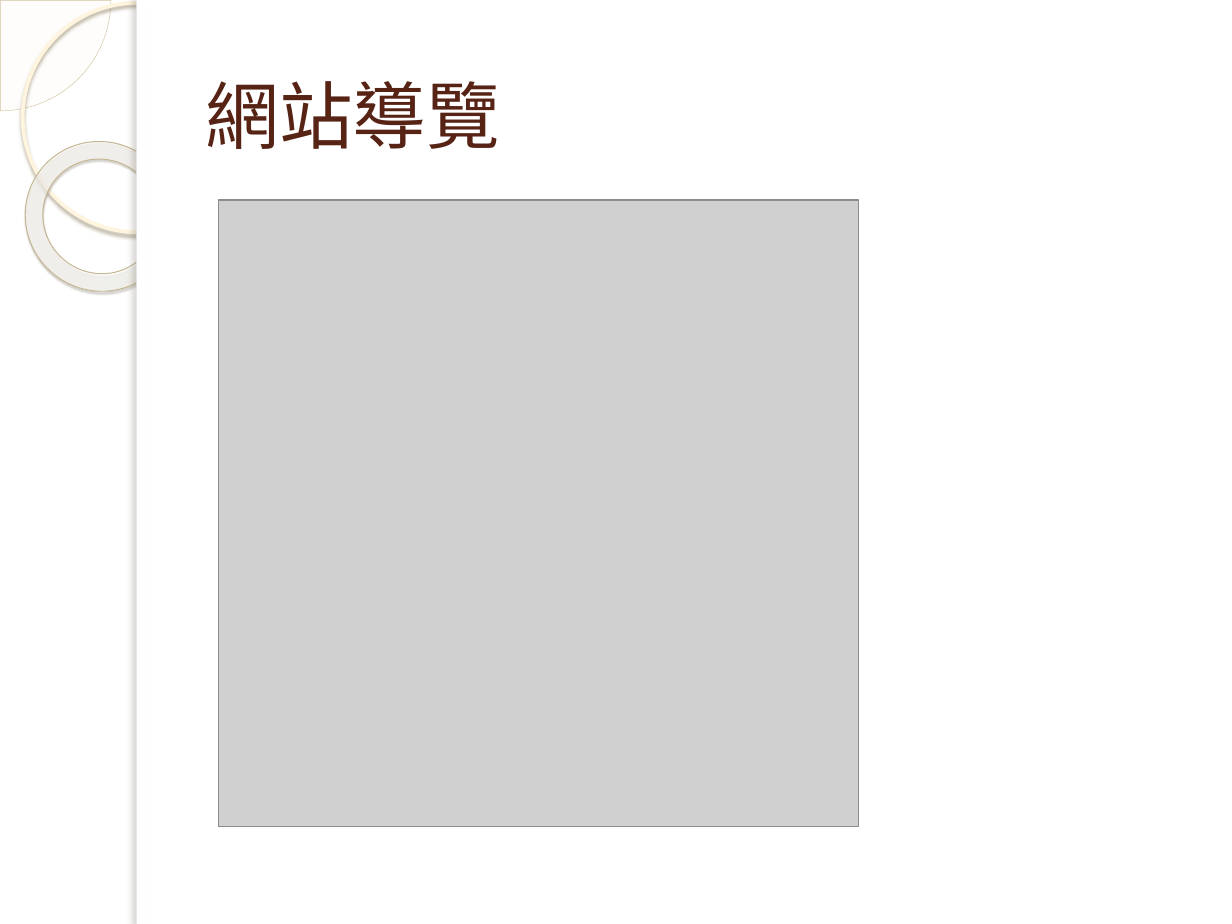
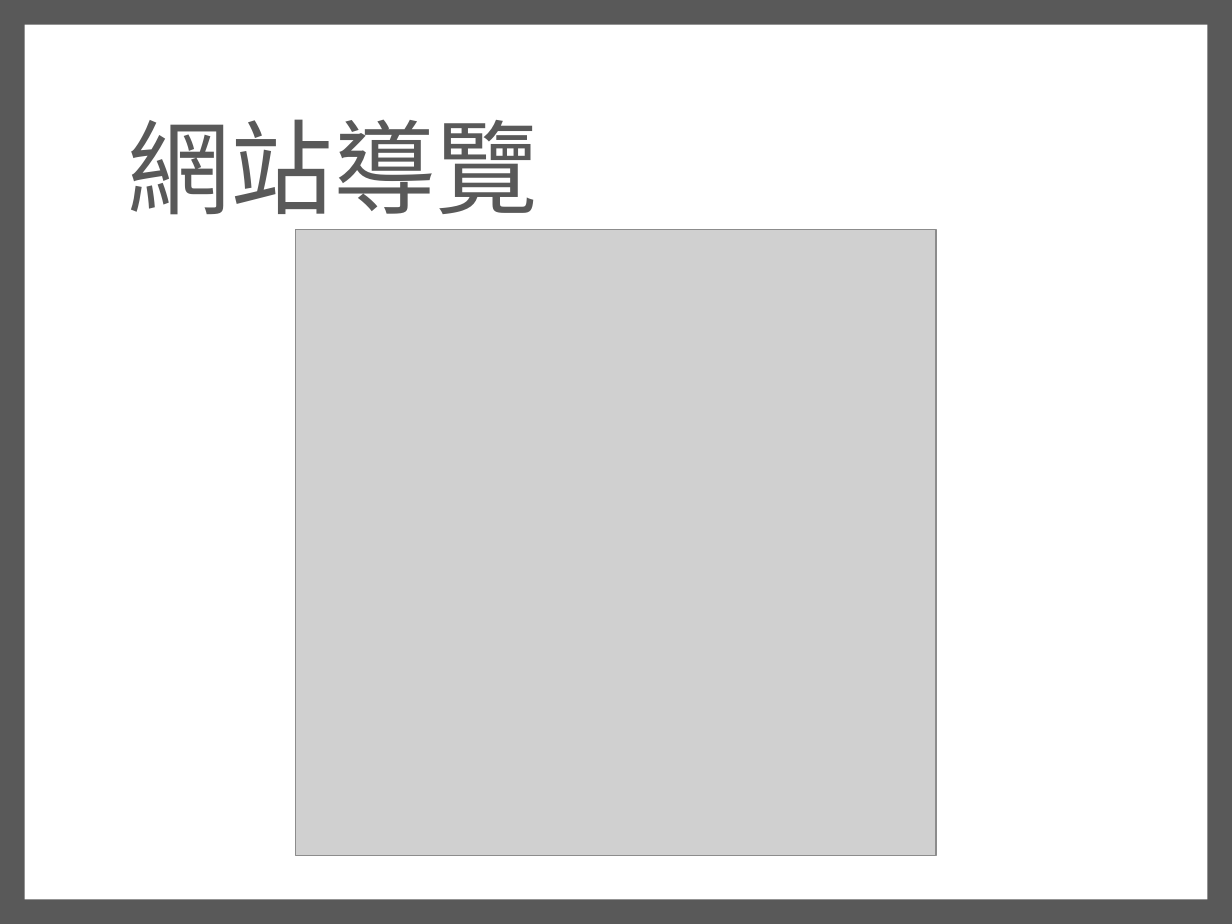
Before and after one commit to asdzxc55888/F2E-project, a slide deck: slide 4 of F2E MID/真·資工系網V3.pptx (slide 8 before the commit). Drawn at 1232x924 pixels with LibreOffice and Linux fonts; fonts in the diff are those of the drawing; grey boxes stand for pictures; background and template pictures are left out. Boxes give left, top, right and bottom in pixels: in the first picture for what was removed or moved away, otherwise in the second. Text is boxed around its words. In the diff, an @@ line names an element or a change of style, - is before the commit and + after.

```diff
--- a/F2E MID/真·資工系網V3.pptx
+++ b/F2E MID/真·資工系網V3.pptx
@@ background picture (left out) to #595959 @@
@@ pie slice (boxed as its full ellipse) removed at [0,0,111,111] @@
@@ ellipse removed at [22,2,251,232] @@
@@ rectangle: place and size @@
-rectangle at [137,0,1232,924]
+rectangle at [25,25,1207,899]
@@ rectangle removed at [137,0,147,924] @@
@@ title "網站導覽": place and size @@
-title "網站導覽" at [206,81,500,149]
+title "網站導覽" at [128,119,539,233]
@@ title "網站導覽" at [128,119,539,233]: size 43 to 60 pt, font Cabin to Noto Sans CJK SC, text colour #572314 to #595959; line spacing 1 to 0.9 @@
@@ donut removed at [0,111,206,322] @@
@@ picture: place and size @@
-picture at [218,200,859,825]
+picture at [296,229,936,855]
```
Also in this commit, not shown: 9 other slides changed, 4 slides added, 8 slides removed.
